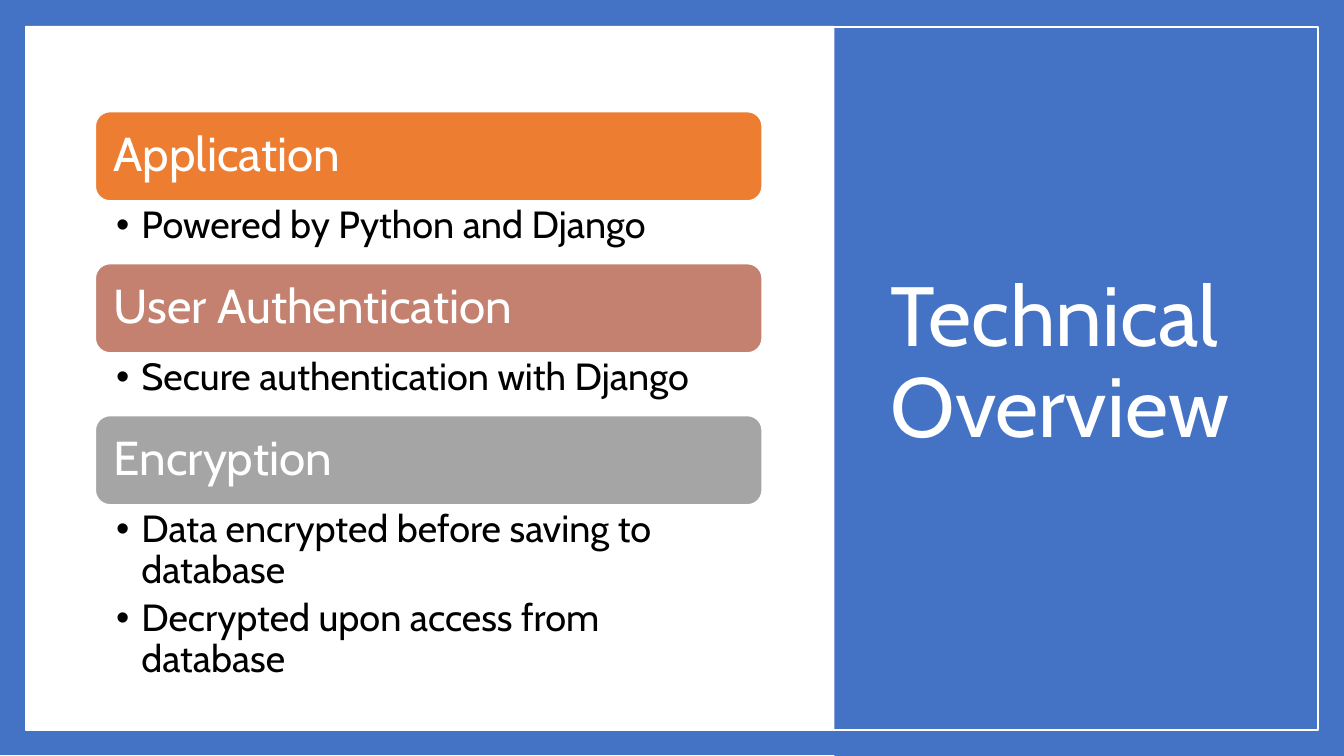
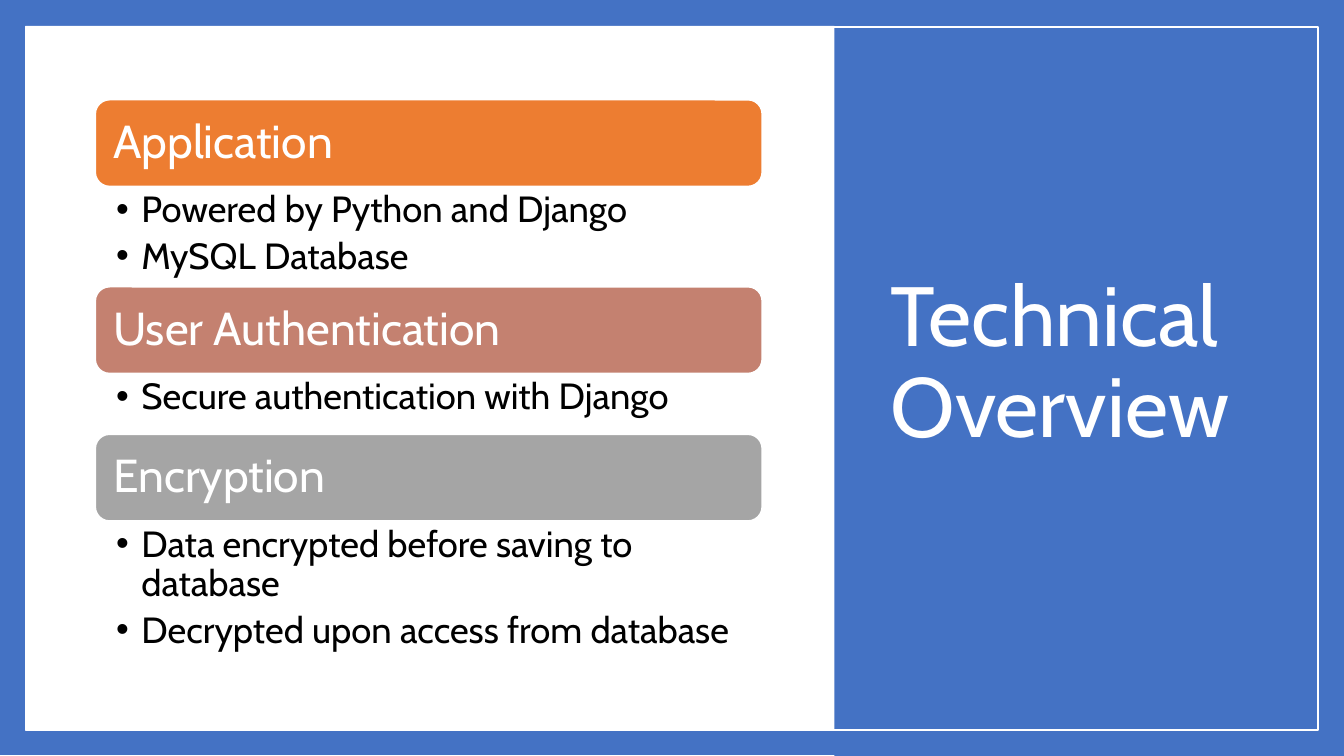
Before and after one commit to Dwaddle26/EncryptNotes, a slide deck: slide 5 of Phase 4 Documentation/Team_2_Presentation_4_V2.pptx. Drawn at 1344x756 pixels with LibreOffice and Linux fonts; fonts in the diff are those of the drawing. Boxes give left, top, right and bottom in pixels: in the first picture for what was removed or moved away, otherwise in the second. Text is boxed around its words. In the diff, an @@ line names an element or a change of style, - is before the commit and + after.

Commit message:
small presentation change

```diff
--- a/Phase 4 Documentation/Team_2_Presentation_4_V2.pptx
+++ b/Phase 4 Documentation/Team_2_Presentation_4_V2.pptx
@@ rounded rectangle: place and size @@
-rounded rectangle at box(95, 111, 762, 201)
+rounded rectangle at box(95, 100, 762, 188)
@@ text "Application": place and size @@
-text "Application" at box(114, 135, 340, 183)
+text "Application" at box(113, 123, 333, 168)
@@ text "Powered by Python and Django": place and size @@
-text "Powered by Python and Django" at box(141, 209, 646, 247)
+text "Powered by Python and Django" at box(141, 194, 627, 277)
@@ text at box(141, 194, 627, 231): size 27 to 26 pt in "Powered by Python and Django" @@
@@ text at box(141, 241, 408, 277): paragraph added @@
+  • MySQL Database
@@ rounded rectangle: place and size @@
-rounded rectangle at box(95, 263, 762, 353)
+rounded rectangle at box(95, 286, 762, 374)
@@ size 34 to 33 pt in 3 elements at box(113, 123, 333, 168), box(113, 460, 325, 503), box(113, 310, 500, 346) @@
@@ text "Secure authentication with Django" at box(141, 381, 669, 418): size 27 to 26 pt @@
@@ 3 texts, 1 rounded rectangle: place and size @@
-3 texts, 1 rounded rectangle at box(95, 287, 762, 505)
+3 texts, 1 rounded rectangle at box(95, 310, 762, 522)
@@ text "Data encrypted before saving to ...": place and size @@
-text "Data encrypted before saving to ..." at box(141, 513, 651, 640)
+text "Data encrypted before saving to ..." at box(141, 529, 729, 651)
@@ text "Data encrypted before saving to ..." at box(141, 529, 729, 651): size 27 to 26 pt @@
```
Also in this commit, not shown: 1 other slide changed.
